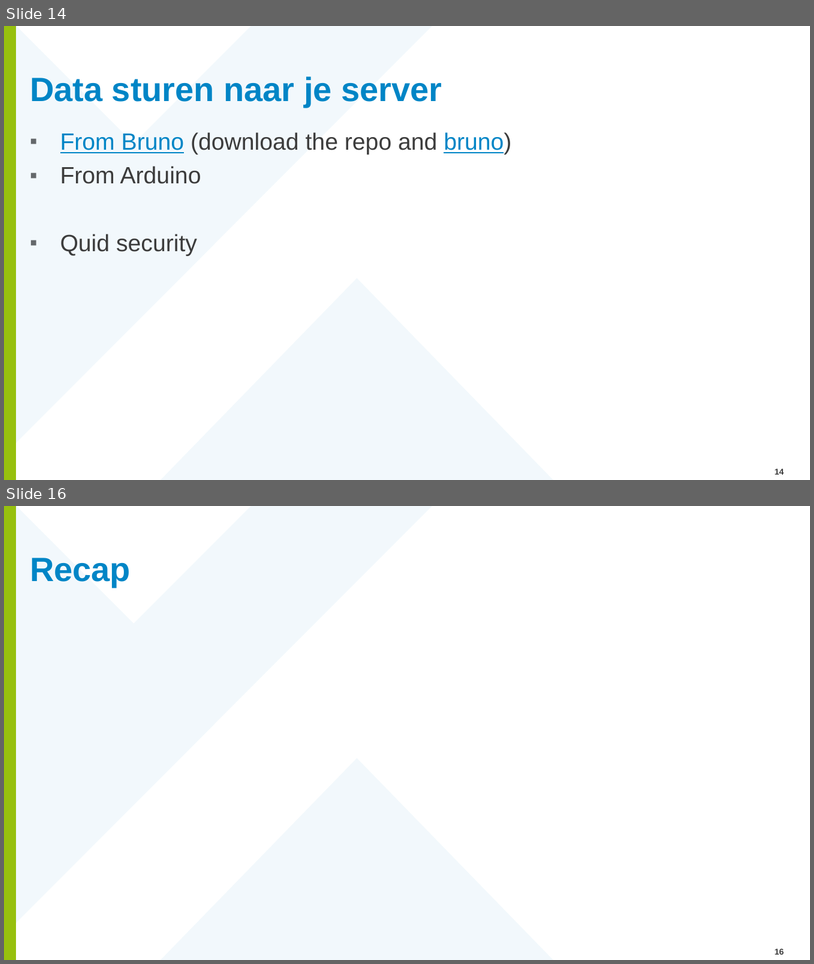
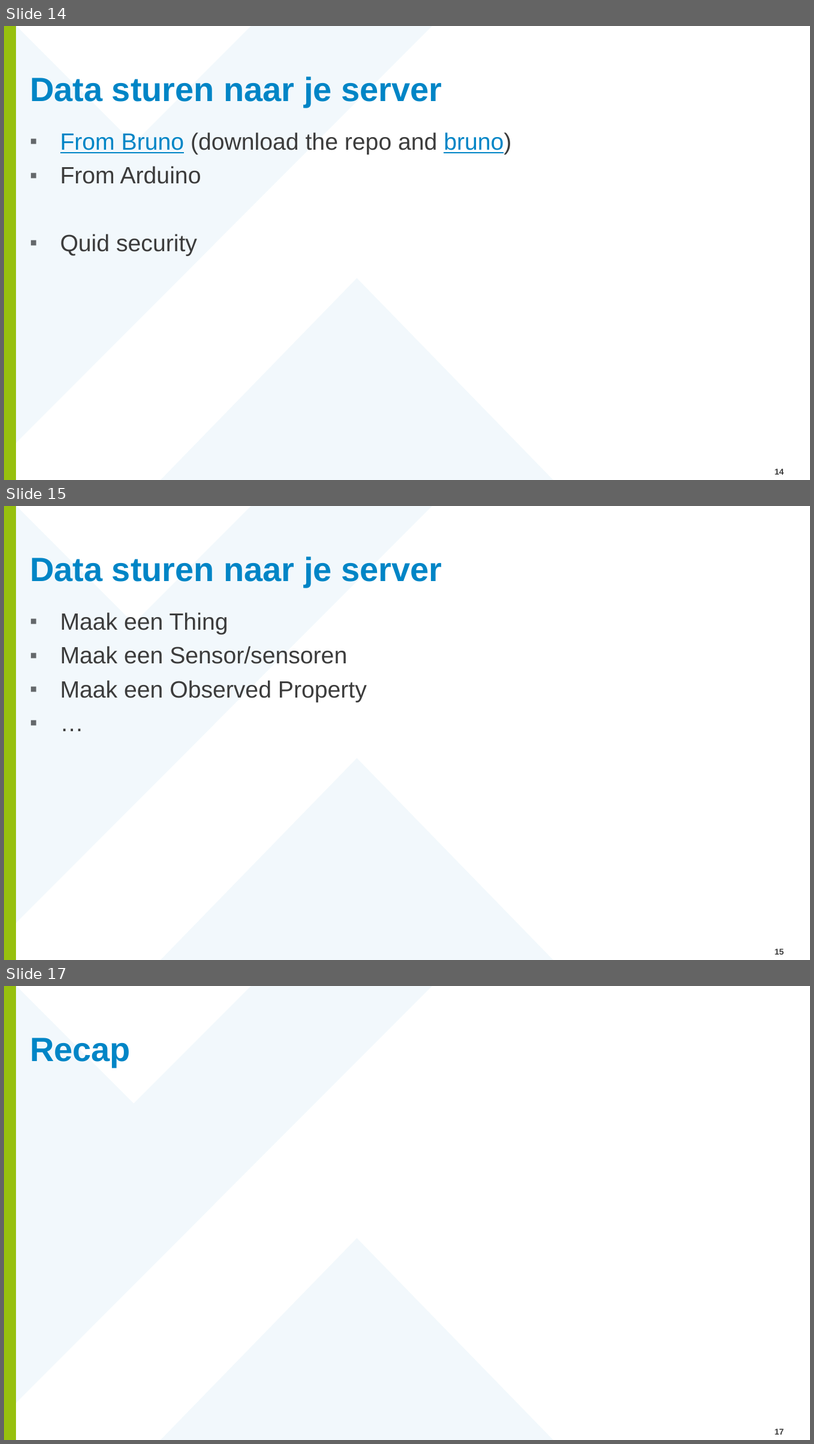
Before and after one commit to Geonovum/Workshop-OGC-Sensor-APIs-basis, a slide deck: Presentatie/SensorThingsAPI_AbInitio.pptx. Shown one above the other, each under a label of ours: slides 14 and 16 before the commit, slides 14, 15 and 17 after it; the slides between them are not shown. The pictures are 814x964 and 814x1444 pixels, drawn with LibreOffice and Linux fonts; fonts in the diff are those of the drawing; background and template pictures are left out. Boxes give left, top, right and bottom in pixels: in the first picture for what was removed or moved away, otherwise in the second. Text is boxed around its words. In the diff, an @@ line names an element or a change of style, - is before the commit and + after.

```diff
--- a/Presentatie/SensorThingsAPI_AbInitio.pptx
+++ b/Presentatie/SensorThingsAPI_AbInitio.pptx
@@ slide 15 added at box(4, 506, 810, 960), background #FFFFFF; not listed: 3 template elements that a slide beside it also shows @@
@@ title added at box(30, 556, 442, 587), 40 pt, text #0085C6, bold @@
+Data sturen naar je server
@@ text added at box(60, 612, 367, 702), 28 pt, text #3C3C3C @@
+▪ Maak een Thing
+▪ Maak een Sensor/sensoren
+▪ Maak een Observed Property
+▪ …
@@ page number added at box(775, 948, 785, 954), 10 pt, text #3C3C3C, bold @@
+15
@@ what was slide 16 is now slide 17 @@
@@ page number at box(775, 1428, 785, 1434): text changed @@
-16
+17
```
Also in this commit, not shown: 7 slides changed, 1 other slide added, 1 slide removed.
